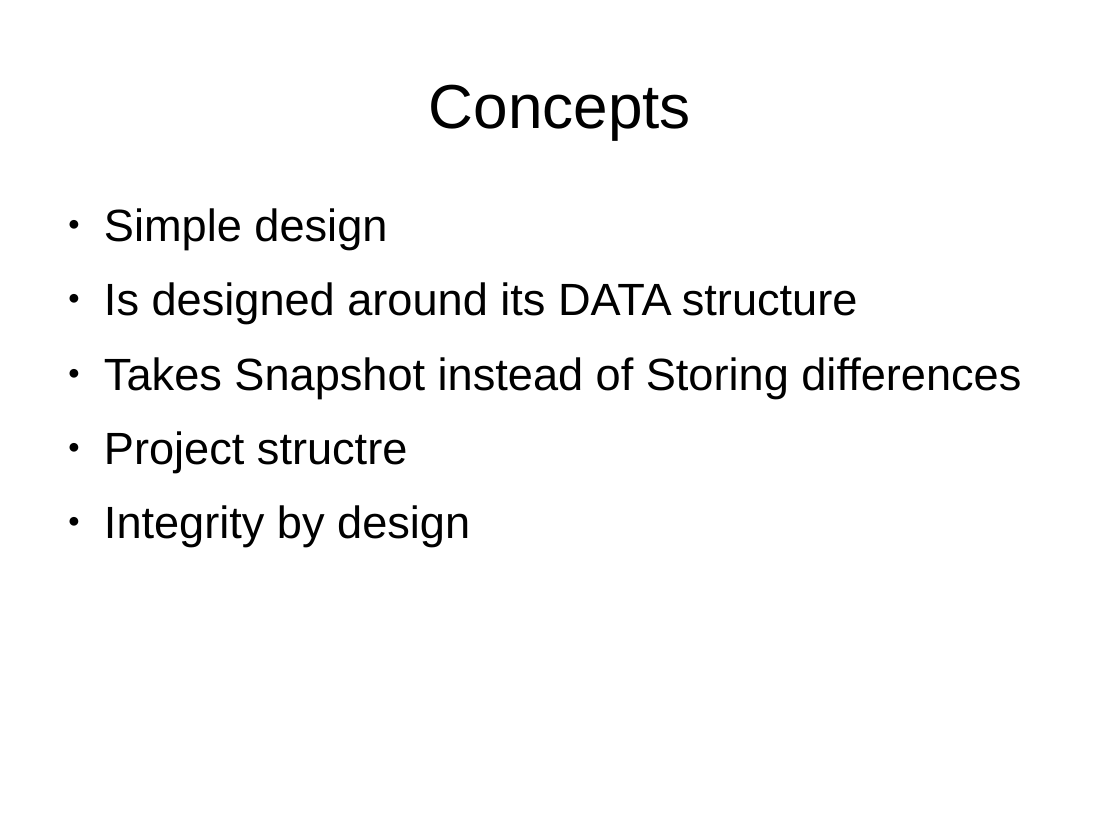
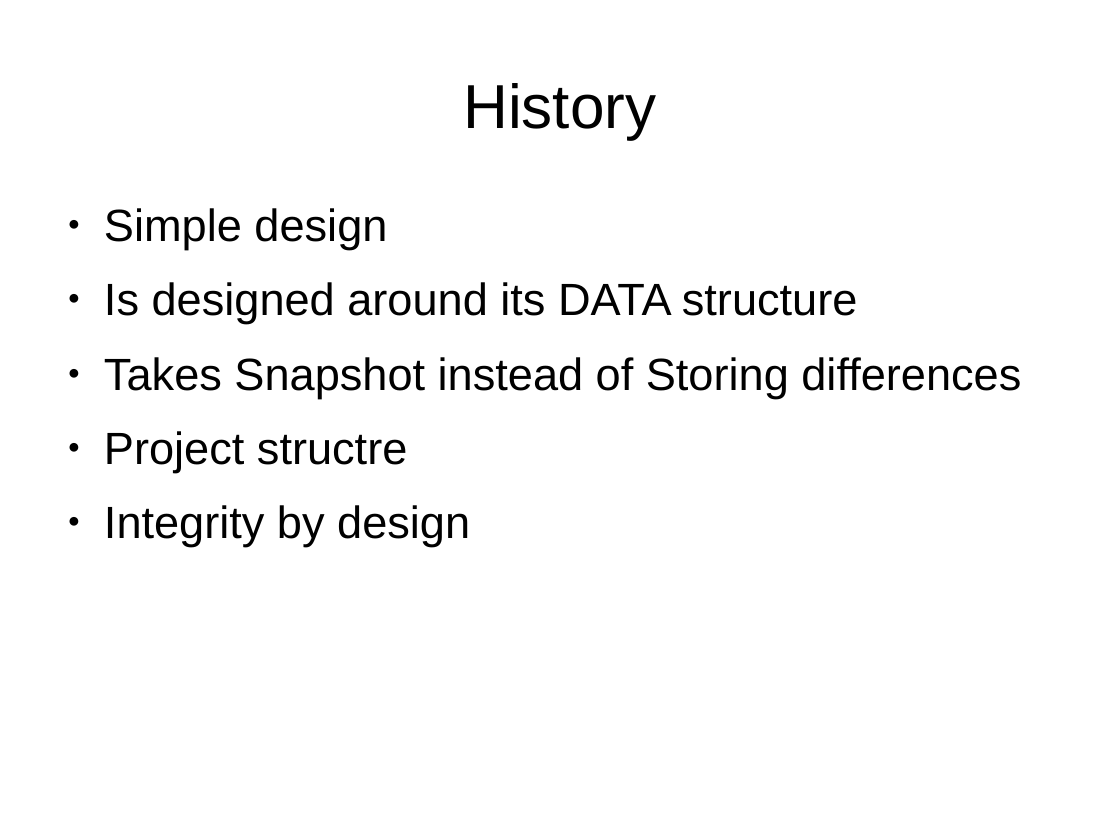
Before and after one commit to aminhjz-old/learngitthehardway, a slide deck: slide 2 of learngitthehardway.odp. Drawn at 1120x840 pixels with LibreOffice and Linux fonts; fonts in the diff are those of the drawing. Boxes give left, top, right and bottom in pixels: in the first picture for what was removed or moved away, otherwise in the second. Text is boxed around its words. In the diff, an @@ line names an element or a change of style, - is before the commit and + after.

```diff
--- a/learngitthehardway.odp
+++ b/learngitthehardway.odp
@@ title at box(463, 83, 656, 139): text changed @@
-Concepts
+History
```
Also in this commit, not shown: 4 other slides changed, 3 slides added, 1 other file.
